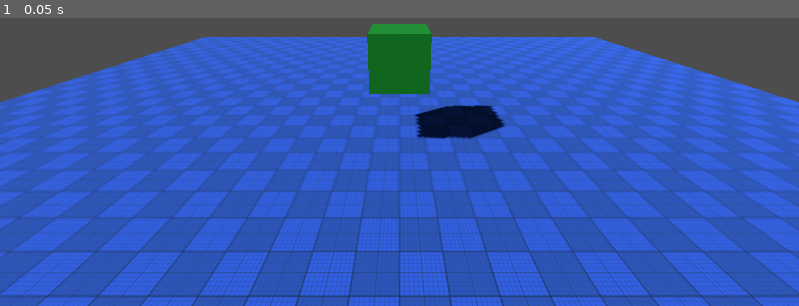
Above: before the commit, frame 1.
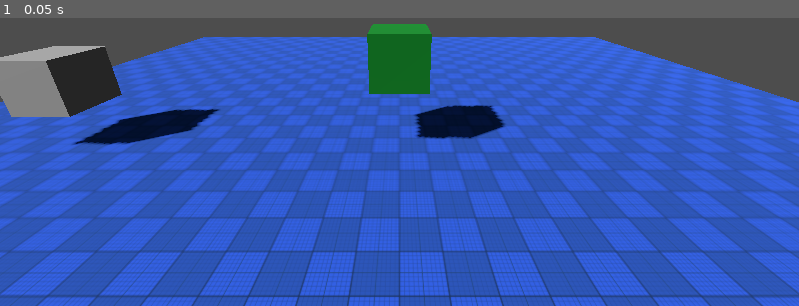
Above: after the commit, the same moment.

Repository: Maxi-F22/PreFlightSoSe25
Game: Godot game, scene res://Scenes/main.tscn
Same seed, same stepped clock (60 frames per second), same inputs: the game is played once before the commit and once after it.
Inputs:
- Up to frame 1 (0.05 s): no input

The runs differ from the first frame. In frame 1, 4.3% of the frame differs, in the area x 0-28%, y 9-45%.

Commit message:
Test Push. Cube Added

Diff:
--- a/Scenes/main.tscn
+++ b/Scenes/main.tscn
@@ -12,6 +12,10 @@
 
 [sub_resource type="StandardMaterial3D" id="StandardMaterial3D_7u77a"]
 albedo_color = Color(0, 0.432551, 0.144177, 1)
+
+[sub_resource type="BoxMesh" id="BoxMesh_jjgbg"]
+
+[sub_resource type="BoxShape3D" id="BoxShape3D_bo1nx"]
 
 [node name="Main" type="Node3D"]
 
@@ -35,3 +39,13 @@
 
 [node name="SpectatorCamera" type="Camera3D" parent="."]
 transform = Transform3D(1, 0, 0, 0, 0.939537, 0.342447, 0, -0.342447, 0.939537, 0, 3, 5)
+
+[node name="StaticBody3D" type="StaticBody3D" parent="."]
+transform = Transform3D(1, 0, 0, 0, 1, 0, 0, 0, 1, -6.14817, 1.21099, 0)
+
+[node name="MeshInstance3D" type="MeshInstance3D" parent="StaticBody3D"]
+mesh = SubResource("BoxMesh_jjgbg")
+skeleton = NodePath("../..")
+
+[node name="CollisionShape3D" type="CollisionShape3D" parent="StaticBody3D"]
+shape = SubResource("BoxShape3D_bo1nx")
Not shown: 1 places in Scenes/main.tscn that only renumber resources
